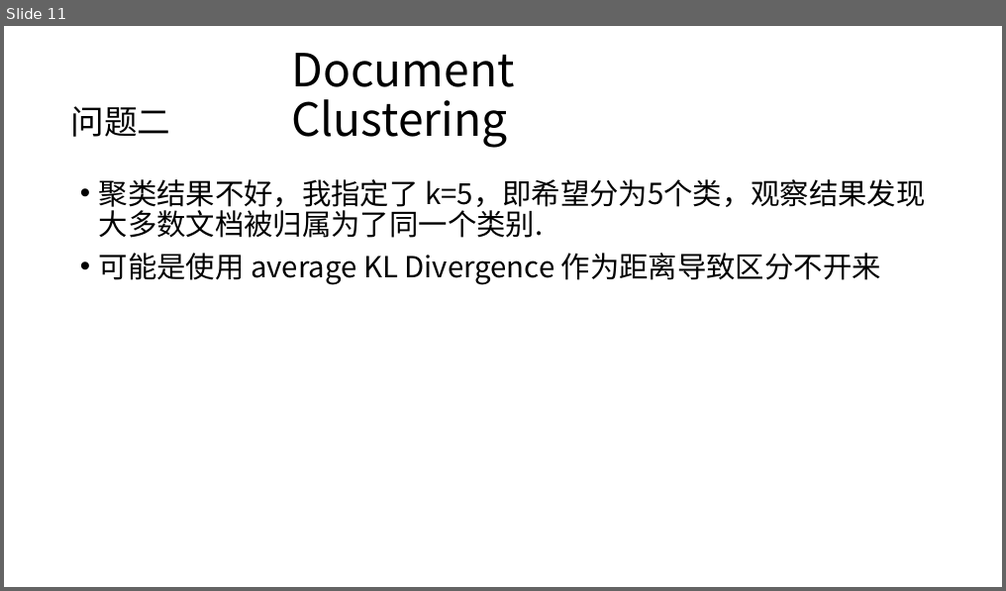
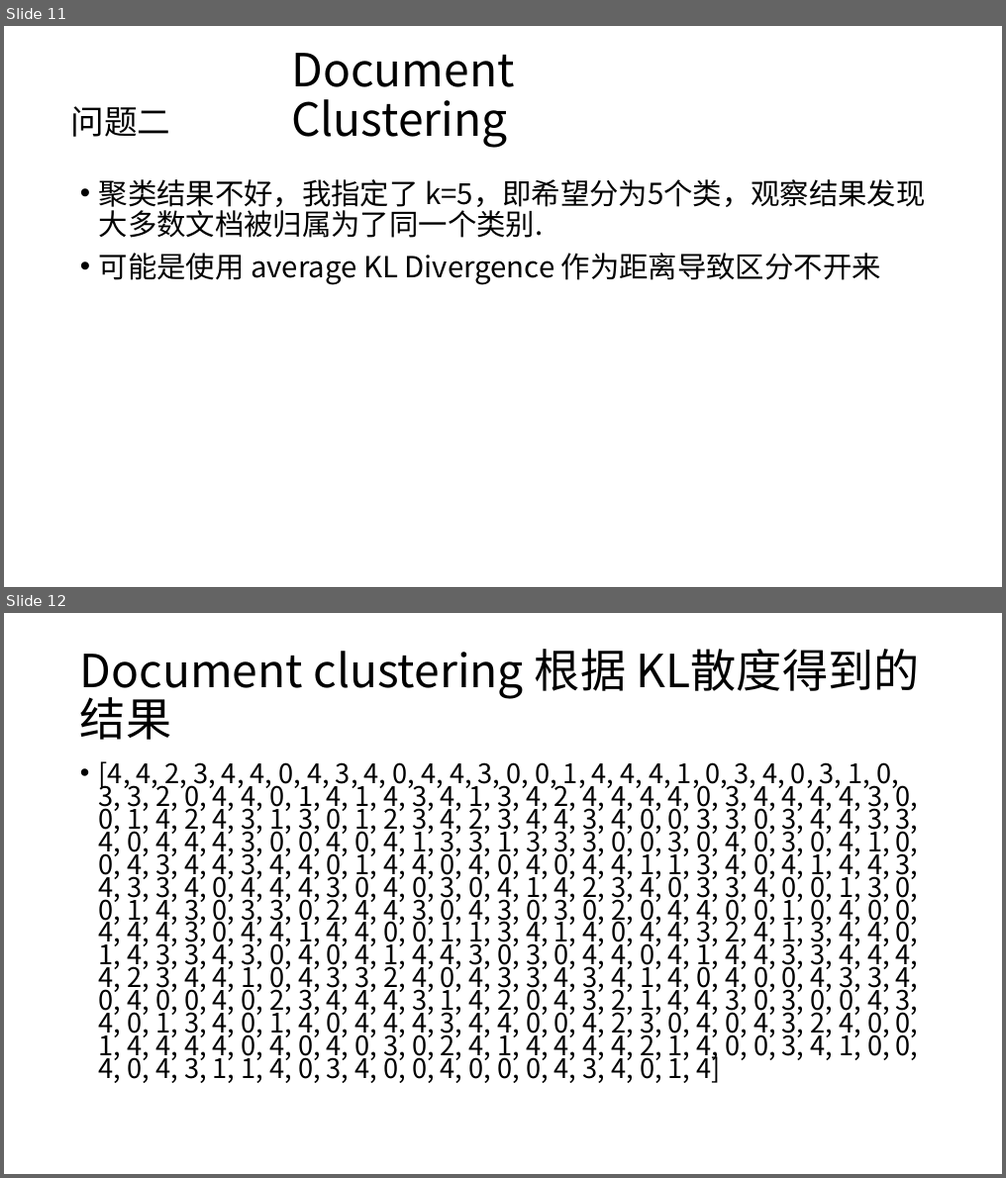
Before and after one commit to JackLuSun/InfoTheory, a slide deck: GroupHomework/Record.pptx. Shown one above the other, each under a label of ours: slide 11 before the commit, slides 11 and 12 after it. The pictures are 1006x591 and 1006x1178 pixels, drawn with LibreOffice and Linux fonts; fonts in the diff are those of the drawing. Boxes give left, top, right and bottom in pixels: in the first picture for what was removed or moved away, otherwise in the second. Text is boxed around its words. In the diff, an @@ line names an element or a change of style, - is before the commit and + after.

```diff
--- a/GroupHomework/Record.pptx
+++ b/GroupHomework/Record.pptx
@@ slide 12 added at [4, 613, 1002, 1174], background #FFFFFF @@
@@ title added at [80, 649, 626, 698], 44 pt, text #000000 @@
+Document clustering 根据 KL散度得到的结果
@@ text added at [99, 761, 919, 1083], 25.9 pt, text #000000 @@
+• [4, 4, 2, 3, 4, 4, 0, 4, 3, 4, 0, 4, 4, 3, 0, 0, 1, 4, 4, 4, 1, 0, 3, 4, 0, 3, 1, 0, 3, 3, 2, 0, 4, 4, 0, 1, 4, 1, 4, 3, 4, 1, 3, 4, 2, 4, 4, 4, 4, 0, 3, 4, 4, 4, 4, 3, 0, 0, 1, 4, 2, 4, 3, 1, 3, 0, 1, 2, 3, 4, 2, 3, 4, 4, 3, 4, 0, 0, 3, 3, 0, 3, 4, 4, 3, 3, 4, 0, 4, 4, 4, 3, 0, 0, 4, 0, 4, 1, 3, 3, 1, 3, 3, 3, 0, 0, 3, 0, 4, 0, 3, 0, 4, 1, 0, 0, 4, 3, 4, 4, 3, 4, 4, 0, 1, 4, 4, 0, 4, 0, 4, 0, 4, 4, 1, 1, 3, 4, 0, 4, 1, 4, 4, 3, 4, 3, 3, 4, 0, 4, 4, 4, 3, 0, 4, 0, 3, 0, 4, 1, 4, 2, 3, 4, 0, 3, 3, 4, 0, 0, 1, 3, 0, 0, 1, 4, 3, 0, 3, 3, 0, 2, 4, 4, 3, 0, 4, 3, 0, 3, 0, 2, 0, 4, 4, 0, 0, 1, 0, 4, 0, 0, 4, 4, 4, 3, 0, 4, 4, 1, 4, 4, 0, 0, 1, 1, 3, 4, 1, 4, 0, 4, 4, 3, 2, 4, 1, 3, 4, 4, 0, 1, 4, 3, 3, 4, 3, 0, 4, 0, 4, 1, 4, 4, 3, 0, 3, 0, 4, 4, 0, 4, 1, 4, 4, 3, 3, 4, 4, 4, 4, 2, 3, 4, 4, 1, 0, 4, 3, 3, 2, 4, 0, 4, 3, 3, 4, 3, 4, 1, 4, 0, 4, 0, 0, 4, 3, 3, 4, 0, 4, 0, 0, 4, 0, 2, 3, 4, 4, 4, 3, 1, 4, 2, 0, 4, 3, 2, 1, 4, 4, 3, 0, 3, 0, 0, 4, 3, 4, 0, 1, 3, 4, 0, 1, 4, 0, 4, 4, 4, 3, 4, 4, 0, 0, 4, 2, 3, 0, 4, 0, 4, 3, 2, 4, 0, 0, 1, 4, 4, 4, 4, 0, 4, 0, 4, 0, 3, 0, 2, 4, 1, 4, 4, 4, 4, 2, 1, 4, 0, 0, 3, 4, 1, 0, 0, 4, 0, 4, 3, 1, 1, 4, 0, 3, 4, 0, 0, 4, 0, 0, 0, 4, 3, 4, 0, 1, 4]
```
Also in this commit, not shown: 1 other slide added, 7 other files.
